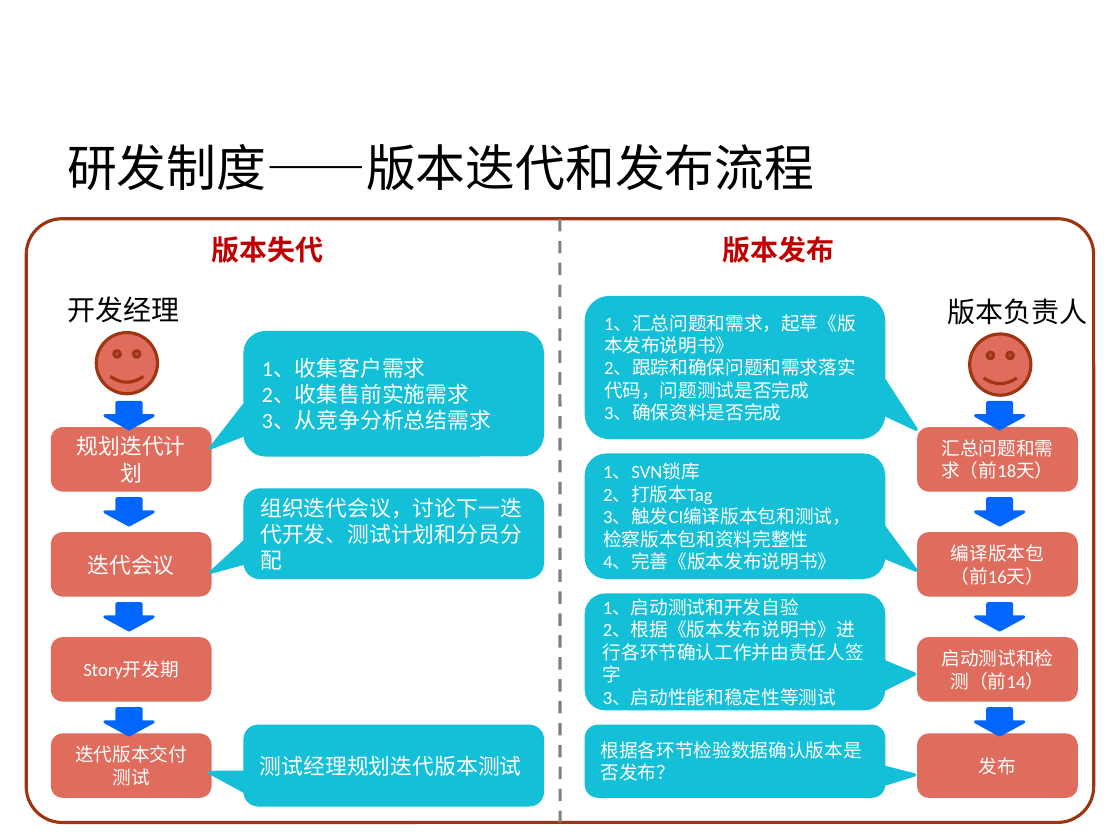
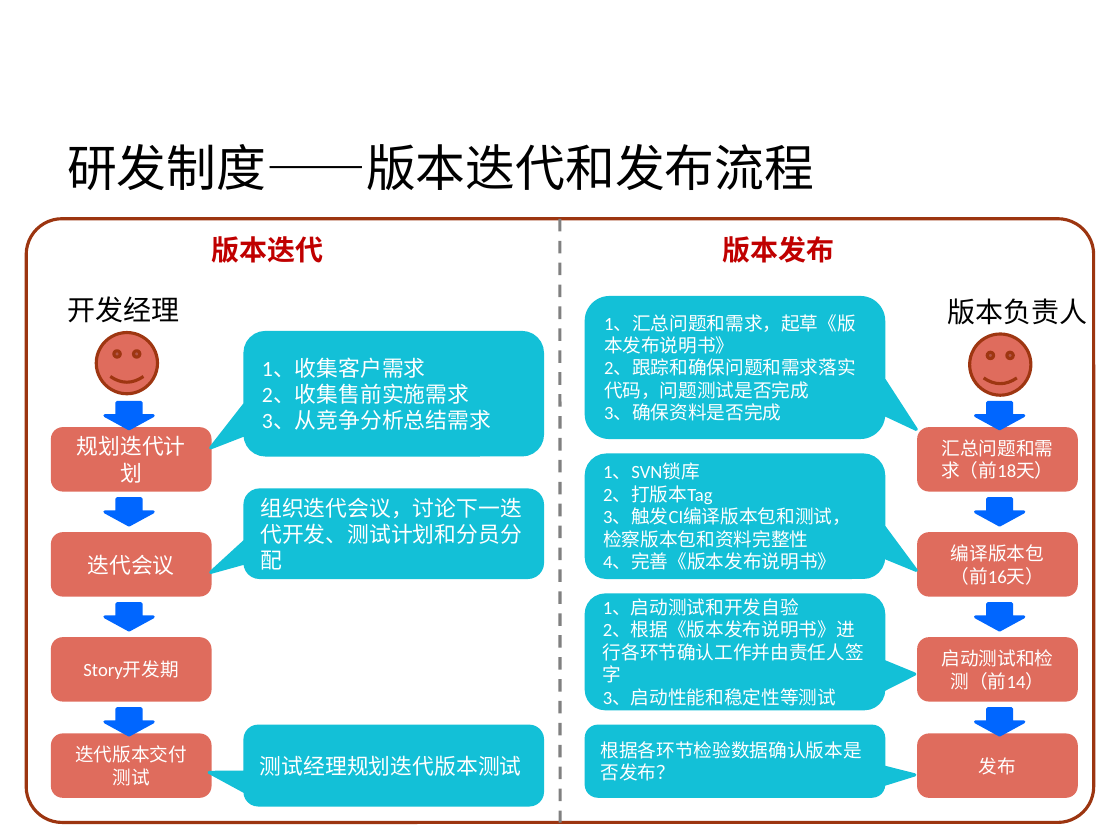
Before and after one commit to Vivian-hihi/SequoiaDB, a slide deck: slide 11 of internal_doc/00.项目管理/02.制度宣传/2016研发组织结构和制度流程宣传.pptx. Drawn at 1120x840 pixels with LibreOffice and Linux fonts; fonts in the diff are those of the drawing; background and template pictures are left out. Boxes give left, top, right and bottom in pixels: in the first picture for what was removed or moved away, otherwise in the second. Text is boxed around its words. In the diff, an @@ line names an element or a change of style, - is before the commit and + after.

```diff
--- a/internal_doc/00.项目管理/02.制度宣传/2016研发组织结构和制度流程宣传.pptx
+++ b/internal_doc/00.项目管理/02.制度宣传/2016研发组织结构和制度流程宣传.pptx
@@ text at (x1=212, y1=236, x2=324, y2=263): text changed @@
-版本失代
+版本迭代
```
